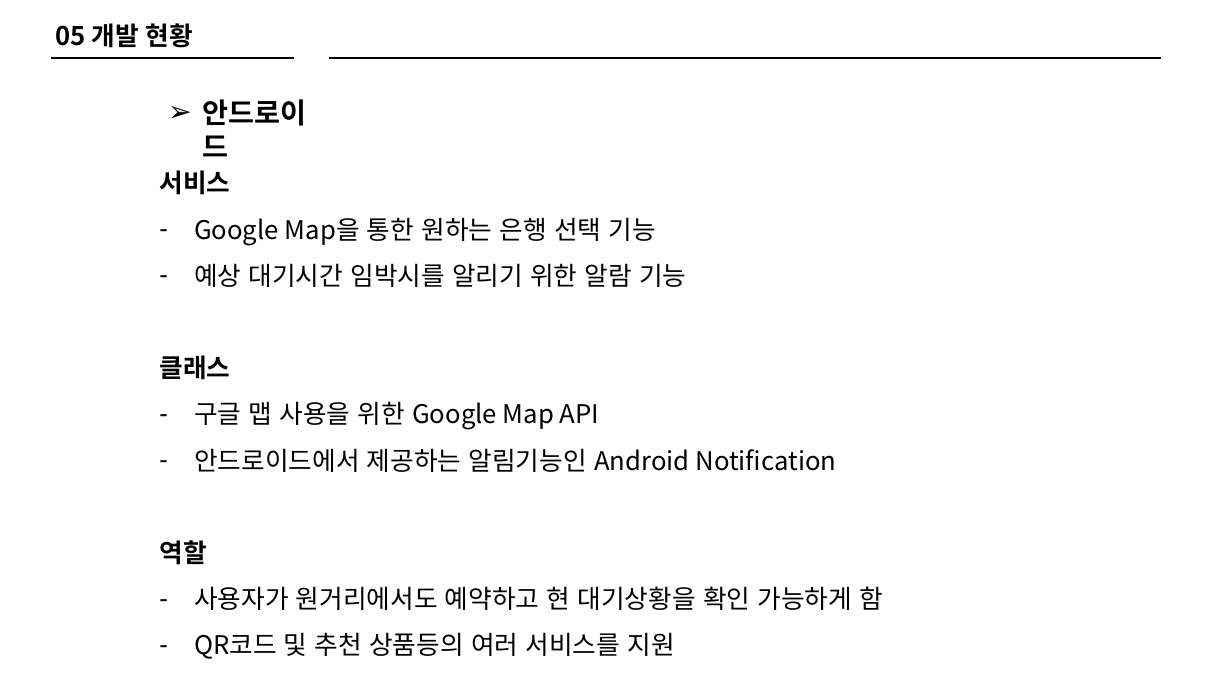
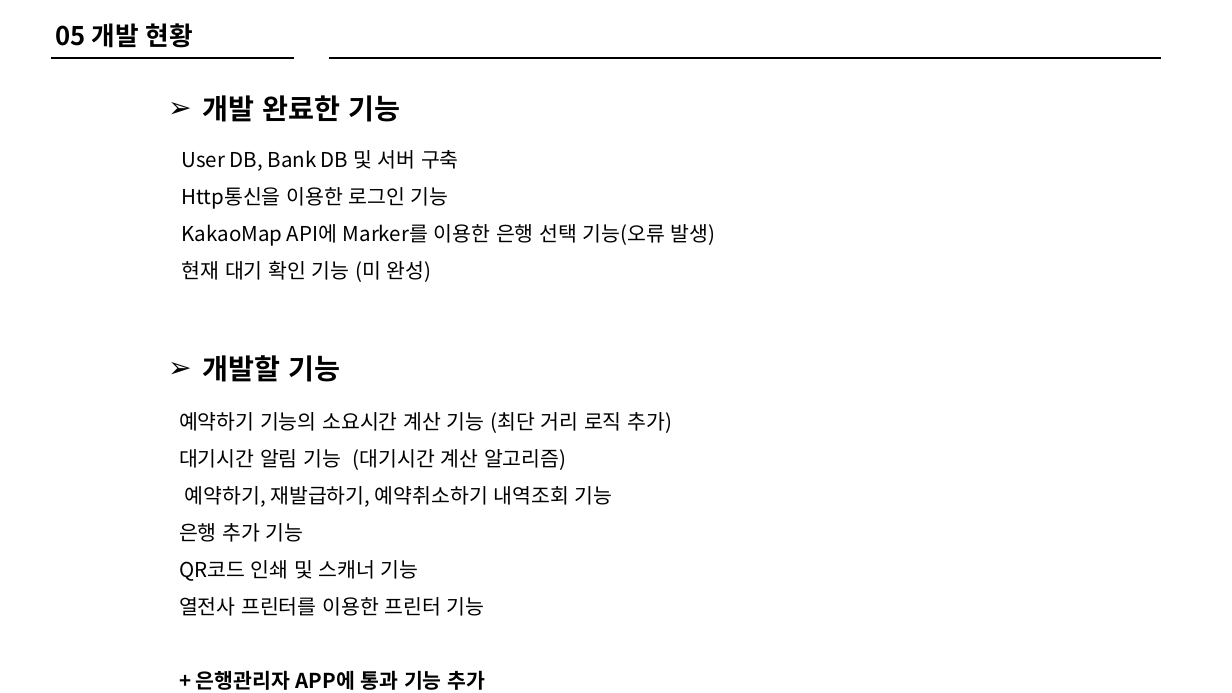
Before and after one commit to KPU-SSMS/PPT, a slide deck: slide 18 of 프로토타입 3-5(박병현,장태홍,백승제).pptx. Drawn at 1232x693 pixels with LibreOffice and Linux fonts; fonts in the diff are those of the drawing. Boxes give left, top, right and bottom in pixels: in the first picture for what was removed or moved away, otherwise in the second. Text is boxed around its words. In the diff, an @@ line names an element or a change of style, - is before the commit and + after.

Commit message:
3차 발표 후 추가 업데이트
5월 17일 추가 업데이트

```diff
--- a/프로토타입 3-5(박병현,장태홍,백승제).pptx
+++ b/프로토타입 3-5(박병현,장태홍,백승제).pptx
@@ text at [203, 95, 400, 122]: text changed @@
-➢ 안드로이드
+➢ 개발 완료한 기능
@@ text removed at [159, 170, 883, 659] @@
-서비스
-– Google Map을 통한 원하는 은행 선택 기능
-– 예상 대기시간 임박시를 알리기 위한 알람 기능
-클래스
-– 구글 맵 사용을 위한 Google Map API
-– 안드로이드에서 제공하는 알림기능인 Android Notification
-역할
-– 사용자가 원거리에서도 예약하고 현 대기상황을 확인 가능하게 함
-– QR코드 및 추천 상품등의 여러 서비스를 지원
@@ text added at [182, 150, 716, 282], 16 pt, text #000000 @@
+User DB, Bank DB 및 서버 구축
+Http통신을 이용한 로그인 기능
+KakaoMap API에 Marker를 이용한 은행 선택 기능(오류 발생)
+현재 대기 확인 기능 (미 완성)
@@ text added at [203, 355, 340, 382], 22 pt, text #000000, bold @@
+➢ 개발할 기능
@@ text added at [179, 412, 672, 690], 16 pt, text #000000 @@
+예약하기 기능의 소요시간 계산 기능 (최단 거리 로직 추가)
+대기시간 알림 기능 (대기시간 계산 알고리즘)
+예약하기, 재발급하기, 예약취소하기 내역조회 기능
+은행 추가 기능
+QR코드 인쇄 및 스캐너 기능
+열전사 프린터를 이용한 프린터 기능
++ 은행관리자 APP에 통과 기능 추가
```
Also in this commit, not shown: 7 other slides changed, 1 slide removed, 6 other files.
